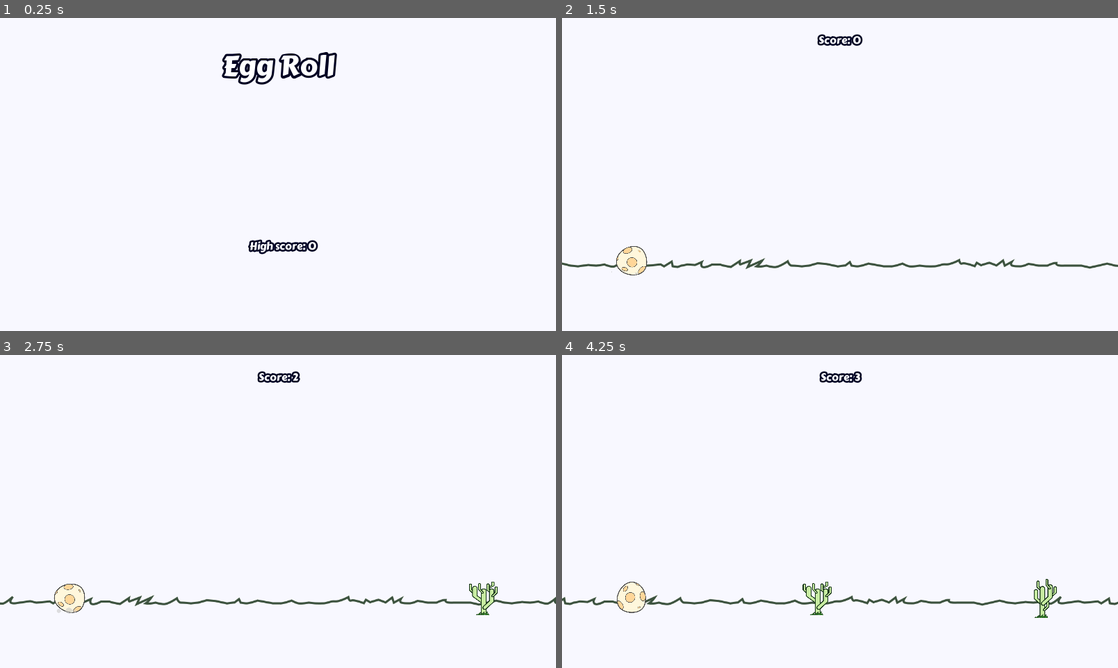
Above: before the commit, frames 1-4 (two rows, left to right).
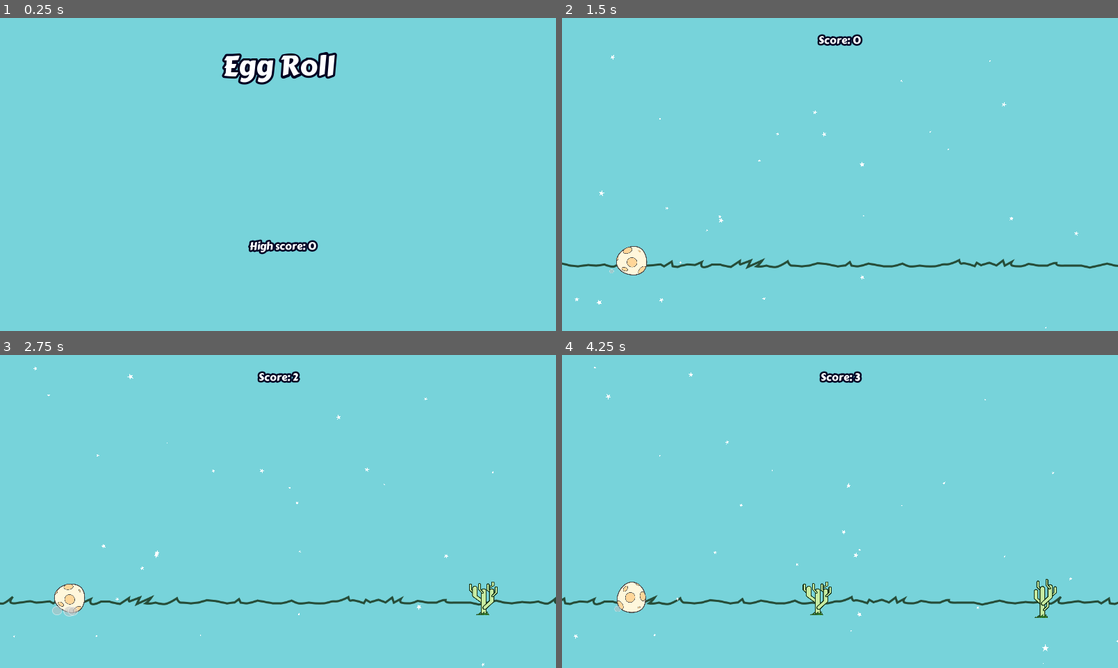
Above: after the commit, the same moments.

Repository: deutandev/Godot-Egg-Roll
Game: Godot game, scene res://src/UI/title.tscn
Two runs of this game, one before a commit and one after it. Both use one fixed random seed, a clock stepped at 60 frames per second and the inputs below.
Inputs:
- Up to frame 1 (0.25 s): no input
- Up to frame 2 (1.5 s): tap Enter at 0.5 s; tap Space (jump) at 0.6, 0.77, 1.07, 1.35 s
- Up to frame 3 (2.75 s): tap Space (jump) at 1.52, 1.82, 2.1 s
- Up to frame 4 (4.25 s): tap Space (jump) at 2.85, 3.02, 3.32, 3.6, 3.77, 4.07 s

The runs differ from the first frame. In frame 1, 98% of the frame differs, in the area x 0-100%, y 0-100%; in frame 2, 99%; in frame 3, 99%; in frame 4, 98%.

Commit message:
Add starfield using Particles

Diff:
--- a/src/Main/Main.tscn
+++ b/src/Main/Main.tscn
@@ -5,16 +5,13 @@
 [ext_resource path="res://src/bg/Background.tscn" type="PackedScene" id=3]
 [ext_resource path="res://src/UI/ui_theme.tres" type="Theme" id=4]
 [ext_resource path="res://src/bg/Horizon.tscn" type="PackedScene" id=5]
-[ext_resource path="res://src/juice/Dust.tscn" type="PackedScene" id=6]
+[ext_resource path="res://src/juice/Starfield.tscn" type="PackedScene" id=6]
 
 [sub_resource type="RectangleShape2D" id=1]
 extents = Vector2( 57.145, 8.00006 )
 
 [node name="Main" type="Node2D"]
 script = ExtResource( 2 )
-
-[node name="Dust" parent="." instance=ExtResource( 6 )]
-position = Vector2( 160, 595.929 )
 
 [node name="PlayerNode" parent="." instance=ExtResource( 1 )]
 position = Vector2( 160, 560 )
@@ -61,5 +58,7 @@
 
 [node name="HorizonNode" parent="." instance=ExtResource( 5 )]
 position = Vector2( 627, 565 )
+
+[node name="Starfield" parent="." instance=ExtResource( 6 )]
 [connection signal="timeout" from="ObstacleTimer" to="." method="_on_ObstacleTimer_timeout"]
 [connection signal="timeout" from="ScoreTimer" to="." method="_on_ScoreTimer_timeout"]
--- a/src/Player/Player.tscn
+++ b/src/Player/Player.tscn
@@ -27,7 +27,7 @@
 height = 1.93977
 
 [sub_resource type="CapsuleShape2D" id=3]
-radius = 35.52
+radius = 33.741
 height = 4.54427
 
 [node name="PlayerNode" type="Node2D"]
--- a/src/bg/Background.tscn
+++ b/src/bg/Background.tscn
@@ -7,7 +7,7 @@
 [node name="bg" type="ColorRect" parent="ParallaxBackground"]
 anchor_right = 1.0
 anchor_bottom = 1.0
-color = Color( 0.976471, 0.976471, 1, 1 )
+color = Color( 0.470588, 0.831373, 0.858824, 1 )
 __meta__ = {
 "_edit_lock_": true,
 "_edit_use_anchors_": false
--- a/src/juice/Dust.tscn
+++ b/src/juice/Dust.tscn
@@ -4,7 +4,7 @@
 
 [sub_resource type="Curve" id=1]
 max_value = 2.0
-_data = [ Vector2( 0, 0.322097 ), 0.0, 3.958, 0, 0, Vector2( 1, 0 ), 0.0, 0.0, 0, 0 ]
+_data = [ Vector2( 0, 0 ), 0.0, 9.12504, 0, 0, Vector2( 1, 0 ), -3.29413, 0.0, 0, 0 ]
 
 [sub_resource type="CurveTexture" id=2]
 curve = SubResource( 1 )
@@ -20,15 +20,17 @@
 initial_velocity_random = 0.52
 orbit_velocity = 0.0
 orbit_velocity_random = 0.0
+tangential_accel = 5.0
+tangential_accel_random = 0.1
 scale = 0.5
-scale_random = 0.54
+scale_random = 0.12
 scale_curve = SubResource( 2 )
 
 [node name="Dust" type="Particles2D"]
 position = Vector2( 0, 29 )
 scale = Vector2( 0.5, 0.5 )
 emitting = false
-amount = 4
+amount = 6
 randomness = 0.12
 local_coords = false
 process_material = SubResource( 3 )
--- /dev/null
+++ b/src/juice/Starfield.tscn
@@ -0,0 +1,33 @@
+[gd_scene load_steps=5 format=2]
+
+[ext_resource path="res://src/img/star.svg" type="Texture" id=1]
+
+[sub_resource type="Curve" id=4]
+_data = [ Vector2( 0, 0 ), 0.0, 12.4413, 0, 0, Vector2( 0.526718, 0.476609 ), 0.0300046, 0.0300046, 0, 0, Vector2( 1, 0 ), -12.8335, 0.0, 0, 0 ]
+
+[sub_resource type="CurveTexture" id=2]
+curve = SubResource( 4 )
+
+[sub_resource type="ParticlesMaterial" id=3]
+emission_shape = 2
+emission_box_extents = Vector3( 750, 500, 1 )
+flag_disable_z = true
+gravity = Vector3( 0, 0, 0 )
+initial_velocity = -7.0
+initial_velocity_random = 1.0
+angular_velocity = 50.0
+angular_velocity_random = 1.0
+orbit_velocity = 0.0
+orbit_velocity_random = 0.0
+scale = 0.15
+scale_random = 0.2
+scale_curve = SubResource( 2 )
+hue_variation_random = 0.52
+
+[node name="Starfield" type="Particles2D"]
+position = Vector2( 600, 300 )
+amount = 50
+lifetime = 6.0
+preprocess = 6.0
+process_material = SubResource( 3 )
+texture = ExtResource( 1 )
